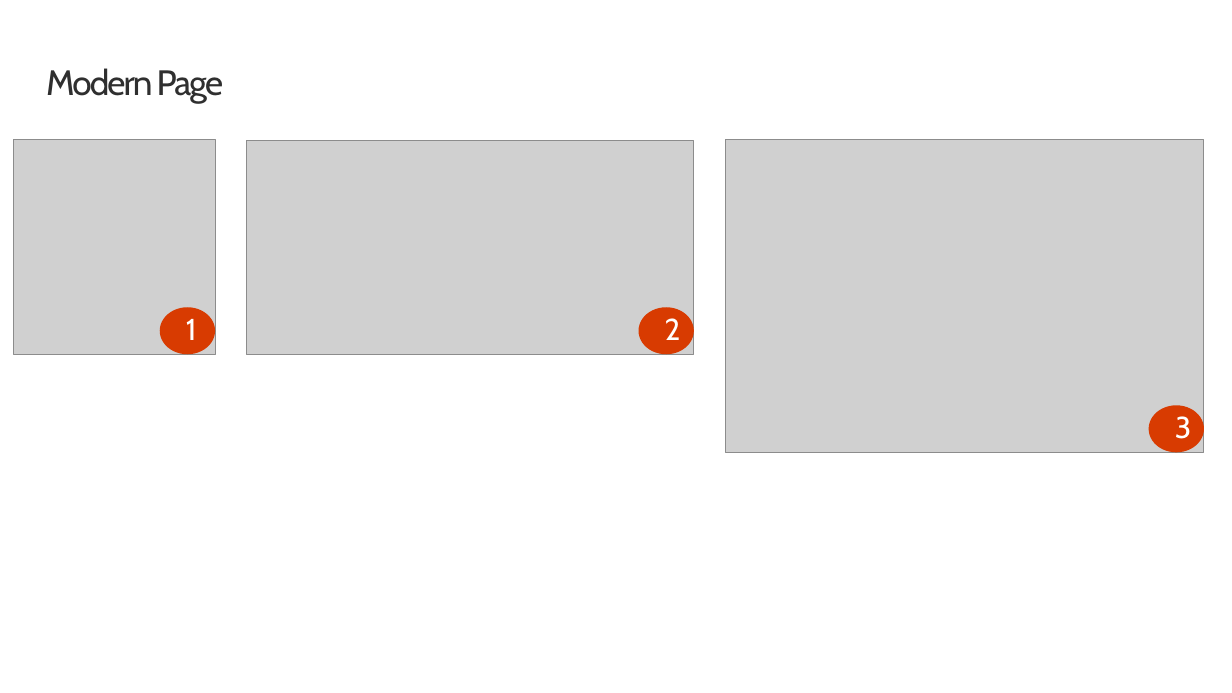
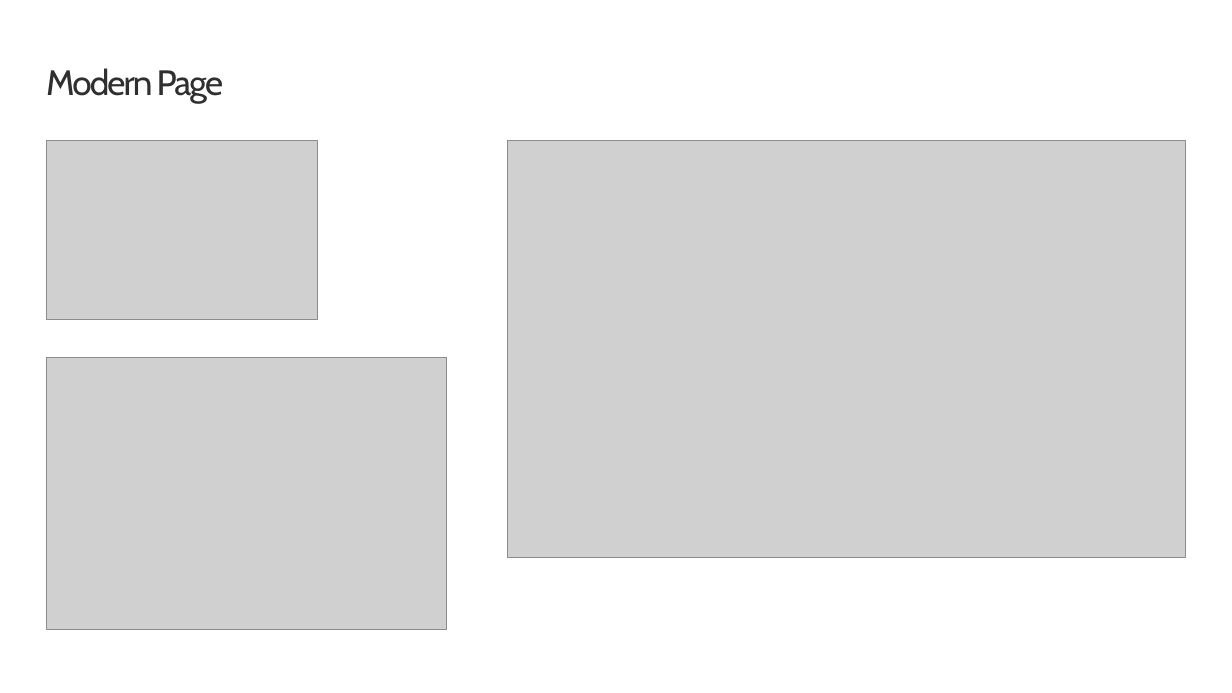
Before and after one commit to renahorton218/SharePoint-spfx-web-parts, a slide deck: slide 8 of 02-testing.pptx. Drawn at 1232x693 pixels with LibreOffice and Linux fonts; fonts in the diff are those of the drawing; grey boxes stand for pictures; background and template pictures are left out. Boxes give left, top, right and bottom in pixels: in the first picture for what was removed or moved away, otherwise in the second. Text is boxed around its words. In the diff, an @@ line names an element or a change of style, - is before the commit and + after.

```diff
--- a/02-testing.pptx
+++ b/02-testing.pptx
@@ picture removed at (x1=14, y1=140, x2=216, y2=354) @@
@@ picture added at (x1=46, y1=140, x2=317, y2=320) @@
@@ picture removed at (x1=246, y1=140, x2=694, y2=354) @@
@@ picture added at (x1=507, y1=140, x2=1186, y2=557) @@
@@ picture removed at (x1=726, y1=140, x2=1204, y2=452) @@
@@ ellipse removed at (x1=159, y1=307, x2=215, y2=354) @@
-1
@@ ellipse removed at (x1=639, y1=307, x2=694, y2=354) @@
-2
@@ picture added at (x1=46, y1=357, x2=447, y2=630) @@
@@ ellipse removed at (x1=1149, y1=405, x2=1204, y2=452) @@
-3
```
Also in this commit, not shown: 6 other slides changed.
